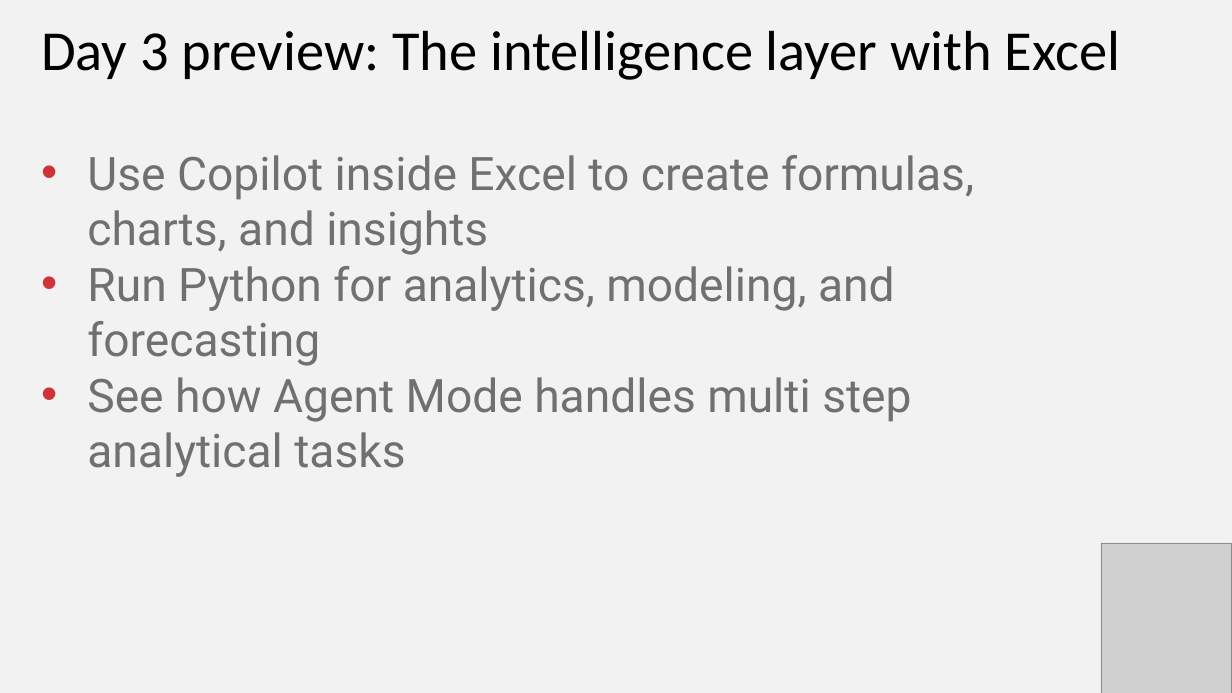
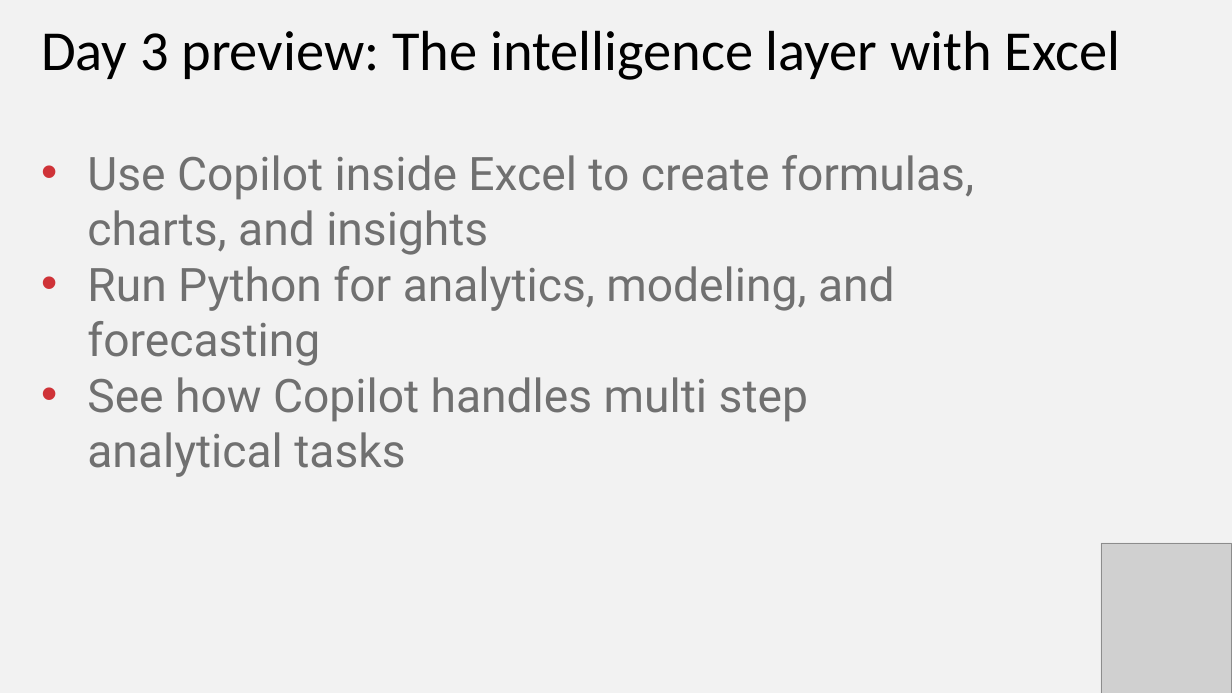
Before and after one commit to stringfestdata/ai-for-excel-in-a-week-may-2026, a slide deck: slide 7 of day-2-power-query-and-dataflows/day-2-power-query-dataflows.pptx. Drawn at 1232x693 pixels with LibreOffice and Linux fonts; fonts in the diff are those of the drawing; grey boxes stand for pictures. Boxes give left, top, right and bottom in pixels: in the first picture for what was removed or moved away, otherwise in the second. Text is boxed around its words. In the diff, an @@ line names an element or a change of style, - is before the commit and + after.

```diff
--- a/day-2-power-query-and-dataflows/day-2-power-query-dataflows.pptx
+++ b/day-2-power-query-and-dataflows/day-2-power-query-dataflows.pptx
@@ text at <box>87,377,808,477</box>: text changed @@
-• See how Agent Mode handles multi step analytical tasks
+• See how Copilot handles multi step analytical tasks
```
Also in this commit, not shown: 1 other slide changed, 37 other files.
